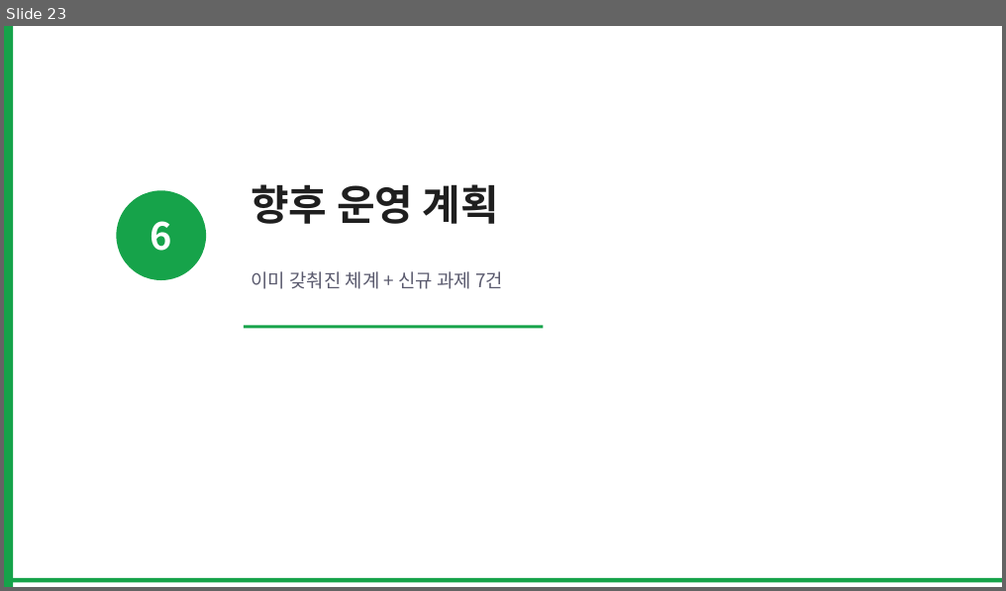
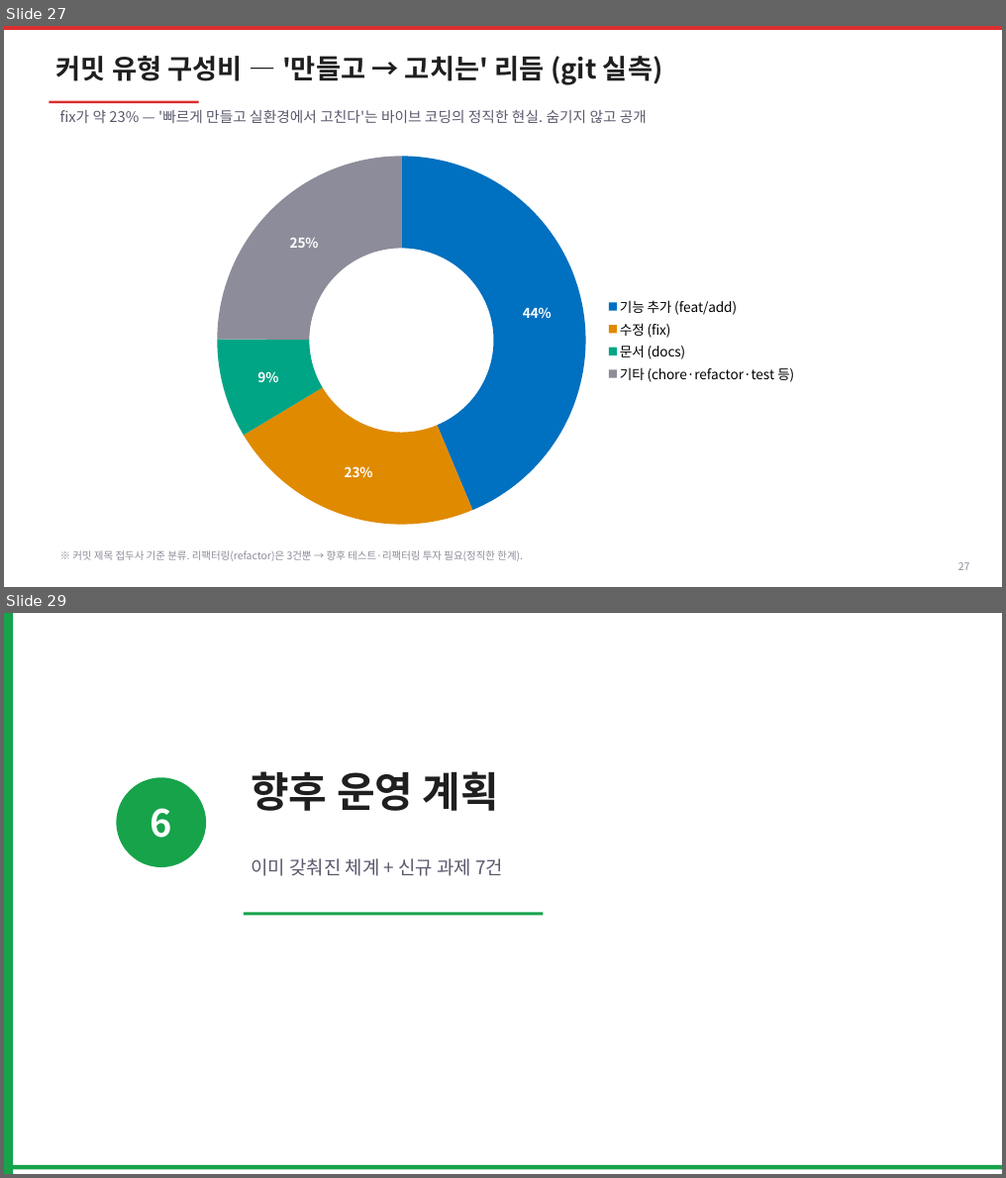
Before and after one commit to youngjaeseo-git/firstTest, a slide deck: docs/DC_Express_AI_Innovation_Report.pptx. Shown one above the other, each under a label of ours: slide 23 before the commit, slides 27 and 29 after it; the slides between them are not shown. The pictures are 1006x591 and 1006x1178 pixels, drawn with LibreOffice and Linux fonts; fonts in the diff are those of the drawing. Boxes give left, top, right and bottom in pixels: in the first picture for what was removed or moved away, otherwise in the second. Text is boxed around its words. In the diff, an @@ line names an element or a change of style, - is before the commit and + after.

```diff
--- a/docs/DC_Express_AI_Innovation_Report.pptx
+++ b/docs/DC_Express_AI_Innovation_Report.pptx
@@ slide 27 added at box(4, 26, 1002, 587), background #FFFFFF @@
@@ rectangle added at box(4, 26, 1002, 30), fill #DC2E2E @@
@@ text added at box(56, 56, 663, 85), 26 pt, text #1F1F1F, bold @@
+커밋 유형 구성비 — '만들고 → 고치는' 리듬 (git 실측)
@@ rectangle added at box(49, 101, 199, 104), fill #DC2E2E @@
@@ text added at box(60, 110, 647, 123), 14 pt, text #5A5A6E @@
+fix가 약 23% — '빠르게 만들고 실환경에서 고친다'는 바이브 코딩의 정직한 현실. 숨기지 않고 공개
@@ doughnut chart added at box(199, 146, 805, 535) @@
+categories: 기능 추가 (feat/add), 수정 (fix), 문서 (docs), 기타 (chore·refactor·test 등)
+Series 1: 44, 23, 9, 25
@@ text added at box(72, 551, 523, 562), 10 pt, text #8C8C9A @@
+※ 커밋 제목 접두사 기준 분류. 리팩터링(refactor)은 3건뿐 → 향후 테스트·리팩터링 투자 필요(정직한 한계).
@@ text added at box(958, 563, 970, 570), 10 pt, text #8C8C9A @@
+27
@@ what was slide 23 is now slide 29 @@
```
Also in this commit, not shown: 12 slides changed, 5 other slides added, 2 other files.
